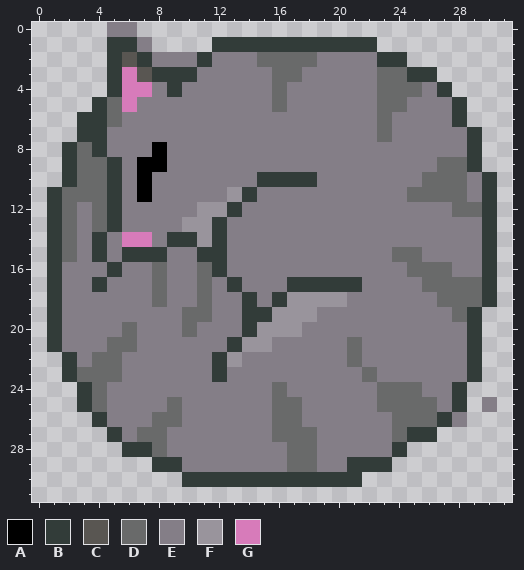
Edited in one commit: pixel-art file (design/pixel art/cat4.aseprite). The picture above is the old version.
32x32 pixels, 1 frame.
Palette (. is transparent): A #000000  B #323c39  C #595652  D #696a6a  E #847e87  F #99949c  G #d77bba
Pixels before, first column x 1:
 0 ....EE........................
 1 ....BBE....BBBBBBBBBBB........
 2 ....BCBEEEBEEEDDDDEEEEBB......
 3 ....BGCBBBEEEEEDDEEEEEDDBB....
 4 ....BGGEBEEEEEEDEEEEEEDDDEB...
 5 ...BDGEEEEEEEEEDEEEEEEDDEEEB..
 6 ..BBDEEEEEEEEEEEEEEEEEDEEEEB..
 7 ..BBEEEEEEEEEEEEEEEEEEDEEEEEB.
 8 .BDBEEEAEEEEEEEEEEEEEEEEEEEEB.
 9 .BDDBEAAEEEEEEEEEEEEEEEEEEDDB.
10 .BDDBEAEEEEEEEBBBBEEEEEEEDDDEB
11 BDDDBEAEEEEEFBEEEEEEEEEEDDDDEB
12 BDEDBEEEEEFFBEEEEEEEEEEEEEEDDB
13 BDEDBEEEEFFBEEEEEEEEEEEEEEEEEB
14 BDEBEGGEBBFBEEEEEEEEEEEEEEEEEB
15 BDEBEBBBEEBBEEEEEEEEEEEDDEEEEB
16 BEEEBEEDEEDBEEEEEEEEEEEEDDDEEB
17 BEEBEEEDEEDEBEEEBBBBBEEEEDDDDB
18 BEEEEEEDEEDEEBEBFFFFEEEEEEDDDB
19 BEEEEEEEEDDEEBBFFFEEEEEEEEEDB.
20 BEEEEDEEEDEEEBFFFEEEEEEEEEEEB.
21 BEEEDDEEEEEEBFFEEEEEDEEEEEEEB.
22 .BEDDEEEEEEBFEEEEEEEDEEEEEEEB.
23 .BDDDEEEEEEBEEEEEEEEEDEEEEEEB.
24 ..BDEEEEEEEEEEEDEEEEEEDDDEEB..
25 ..BDEEEEDEEEEEEDDEEEEEDDDDEB.E
26 ...BEEEDDEEEEEEDDEEEEEEDDDBE..
27 ....BEDDEEEEEEEDDDEEEEEDBB....
28 .....BBDEEEEEEEEDDEEEEEB......
29 .......BBEEEEEEEDDEEBBB.......
30 .........BBBBBBBBBBBB.........
New version:
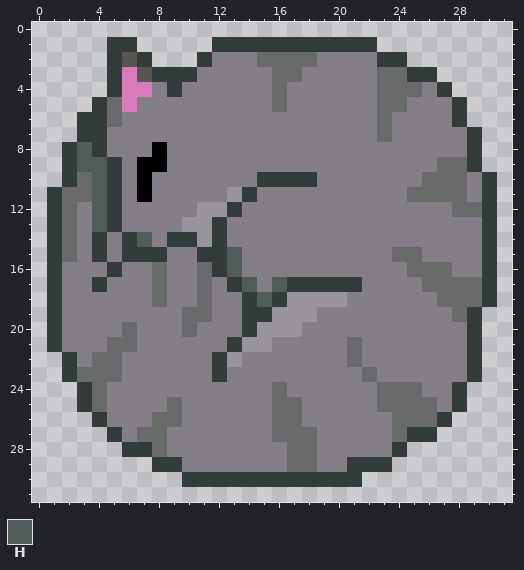
Colours new in this view: H #515d59
Change:
layer "Cat" added
layer "Layer 1" removed
Colour G becomes colour B in row 14 at x 6.
Colour D becomes colour H in row 8 at x 3; in row 9 at x 3 to 4; in rows 10 to 13 at x 4.
Colour E becomes colour H in rows 15 to 16 at x 13; in row 17 at x 14 and 16; in row 18 at x 15.
Colour G becomes colour H in row 14 at x 7.
The edit erases colour E in row 0 at x 5 to 6; in row 1 at x 7; in row 2 at x 8 to 10; in row 25 at x 30; in row 26 at x 28.
Changed places in both pictures, as pixel boxes (x1, y1, x2, y2):
erased: (107, 22, 197, 67)
changed: (77, 142, 152, 247)
changed: (227, 247, 287, 307)
erased: (452, 397, 497, 427)
